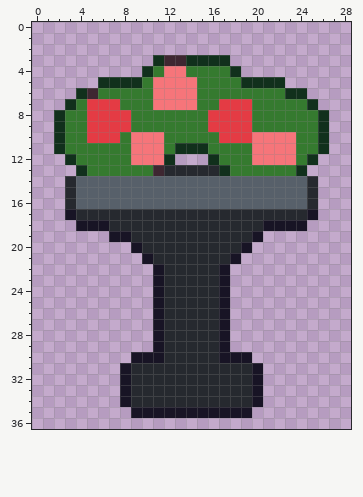
Two versions of one pixel-art file, art/roadside/curb-urn@88.aseprite. The first picture shows the starting point.
29x37 pixels, 1 frame.
The same view after the edit:
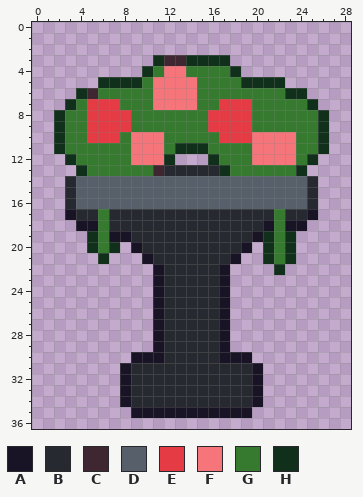
Palette (. is transparent): A #181425  B #26292f  C #3e2731  D #57606a  E #e43b44  F #f6757a  G #357a2f  H #11301c
Change:
y 17: x 6 B -> G; x 22 B -> G
y 18: x 6 A -> G; x 22 A -> G
y 19: x 5..6 .. -> HG; x 21..23 ... -> HGH
y 20: x 5..7 ... -> HGH; x 21..23 ... -> HGH
y 21: x 6 . -> H; x 21..23 ... -> HGH
y 22: x 22 . -> H
Changed places in both pictures, as pixel boxes (x1, y1, x2, y2):
changed: (87, 209, 120, 264)
changed: (263, 209, 296, 275)
